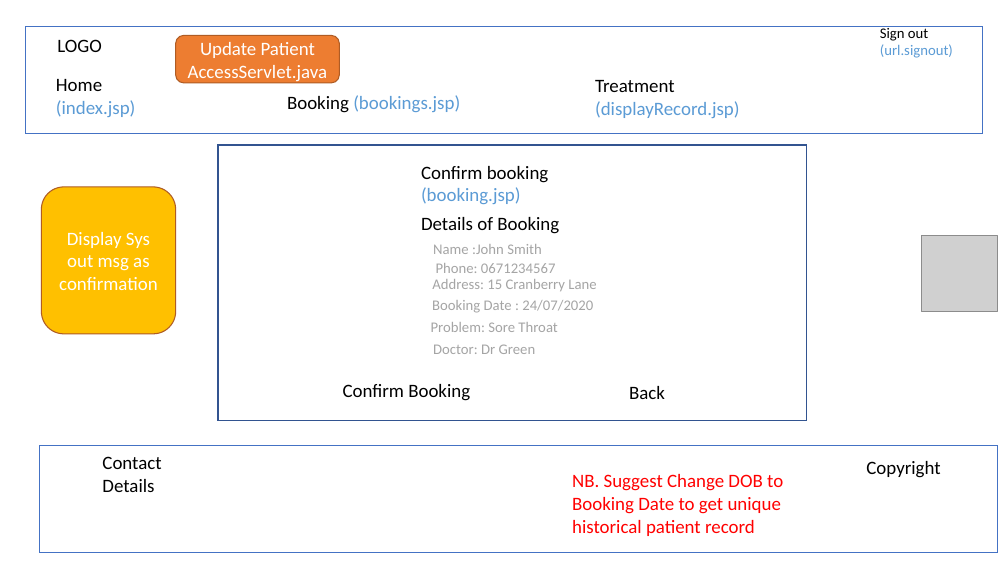
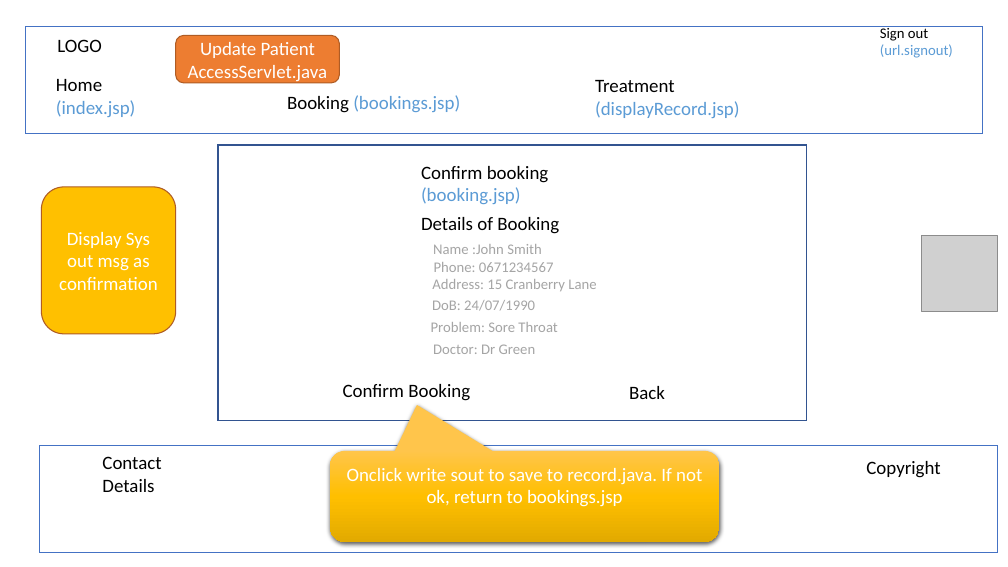
Before and after one commit to aaliceinw/ttagn2, a slide deck: slide 9 of Hospital Management Designv2.pptx. Drawn at 1008x567 pixels with LibreOffice and Linux fonts; fonts in the diff are those of the drawing; grey boxes stand for pictures. Boxes give left, top, right and bottom in pixels: in the first picture for what was removed or moved away, otherwise in the second. Text is boxed around its words. In the diff, an @@ line names an element or a change of style, - is before the commit and + after.

Commit message:
Hospital GN2 Entire Project Update
Entire project including all updates to date in zip folder

```diff
--- a/Hospital Management Designv2.pptx
+++ b/Hospital Management Designv2.pptx
@@ text at [432,300,535,311]: text changed @@
-Booking Date : 24/07/2020
+DoB: 24/07/1990
@@ rounded speech box added at [330,451,720,542], fill gradient #FFC64B to #FFC000 to #E3AB00, 18 pt, text #FFFFFF @@
+Onclick write sout to save to record.java. If not ok, return to bookings.jsp
@@ text removed at [572,474,783,536] @@
-NB. Suggest Change DOB to Booking Date to get unique historical patient record
```
Also in this commit, not shown: 5 other slides changed, 1 other file.
